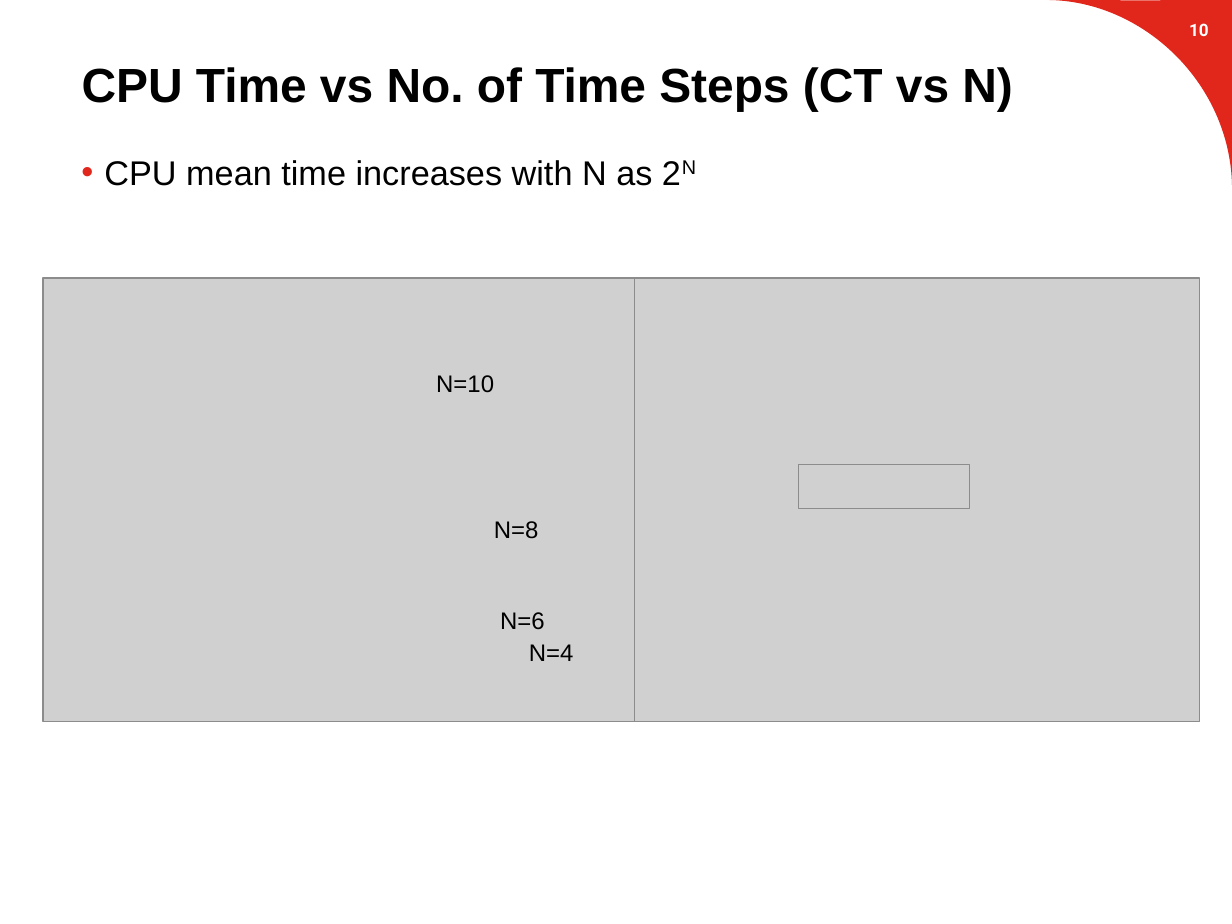
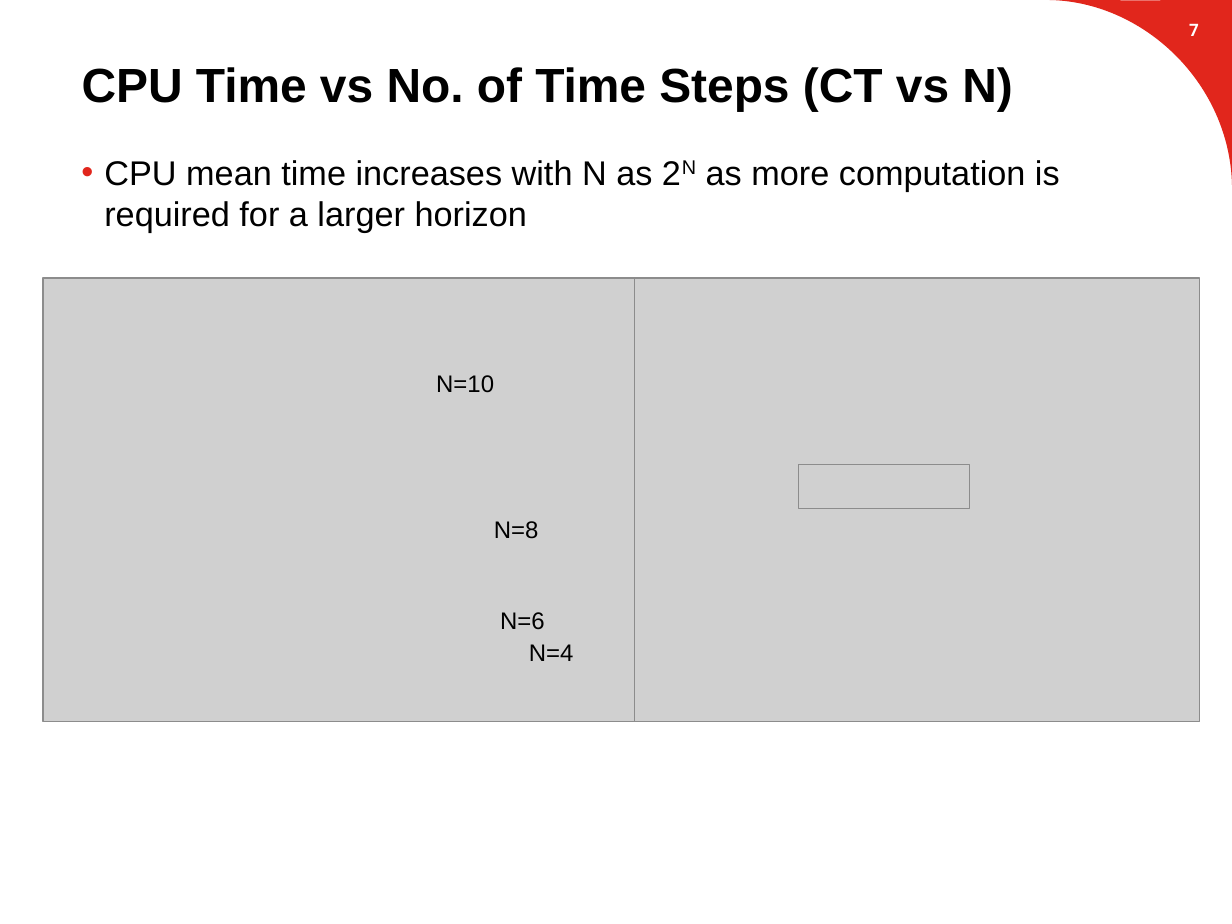
Before and after one commit to suvoganguli/GIG-MPC-Laplacian, a slide deck: slide 8 of 2D Results (mid-term short).pptx (slide 11 before the commit). Drawn at 1232x924 pixels with LibreOffice and Linux fonts; fonts in the diff are those of the drawing; grey boxes stand for pictures; background and template pictures are left out. Boxes give left, top, right and bottom in pixels: in the first picture for what was removed or moved away, otherwise in the second. Text is boxed around its words. In the diff, an @@ line names an element or a change of style, - is before the commit and + after.

```diff
--- a/2D Results (mid-term short).pptx
+++ b/2D Results (mid-term short).pptx
@@ page number at (x1=1189, y1=23, x2=1199, y2=36): text changed @@
-10
+7
@@ text at (x1=104, y1=160, x2=1060, y2=232): text changed @@
-• CPU mean time increases with N as 2N
+• CPU mean time increases with N as 2N as more computation is required for a larger horizon
```
Also in this commit, not shown: 2 other slides changed, 2 slides added, 3 slides removed.
